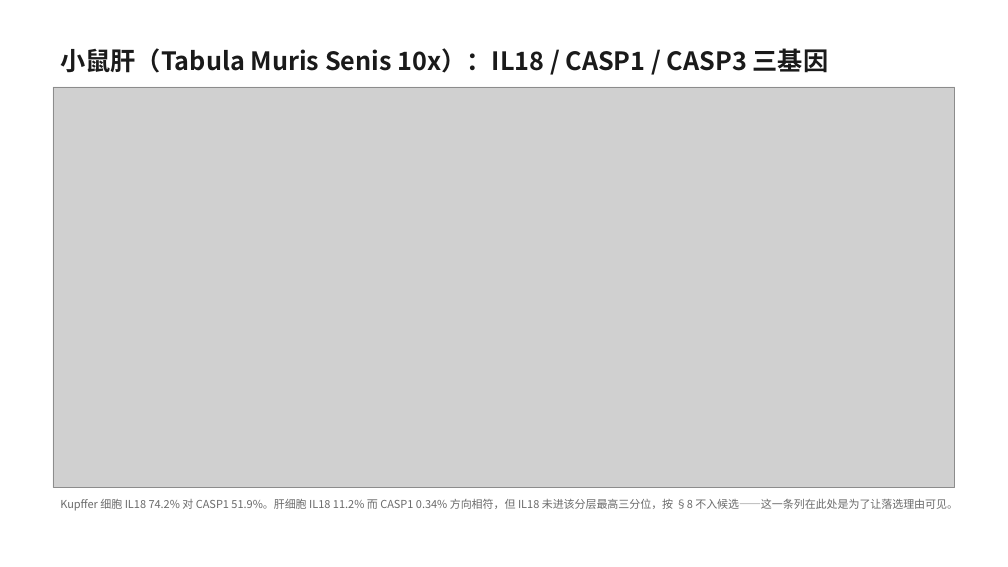
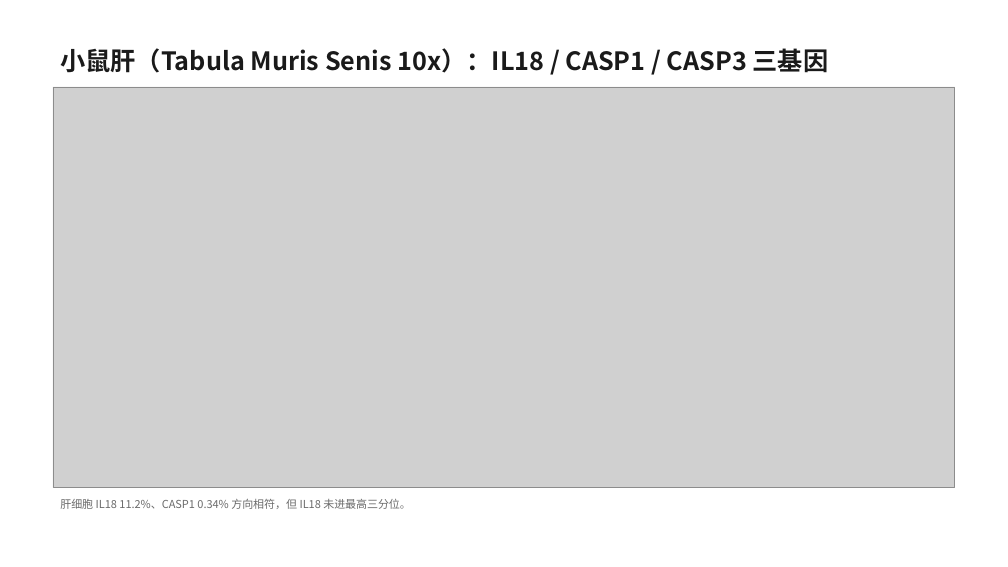
Before and after one commit to 7c96bzczcj-prog/aaa, a slide deck: slide 10 of il18_casp5organ/IL18_CASP_五器官筛选.pptx. Drawn at 1008x567 pixels with LibreOffice and Linux fonts; fonts in the diff are those of the drawing; grey boxes stand for pictures. Boxes give left, top, right and bottom in pixels: in the first picture for what was removed or moved away, otherwise in the second. Text is boxed around its words. In the diff, an @@ line names an element or a change of style, - is before the commit and + after.

```diff
--- a/il18_casp5organ/IL18_CASP_五器官筛选.pptx
+++ b/il18_casp5organ/IL18_CASP_五器官筛选.pptx
@@ text at box(60, 499, 411, 509): text changed @@
-Kupffer 细胞 IL18 74.2% 对 CASP1 51.9%。肝细胞 IL18 11.2% 而 CASP1 0.34% 方向相符，但 IL18 未进该分层最高三分位，按 §8 不入候选——这一条列在此处是为了让落选理由可见。
+肝细胞 IL18 11.2%、CASP1 0.34% 方向相符，但 IL18 未进最高三分位。
```
Also in this commit, not shown: 11 other slides changed, 1 slide added, 2 slides removed, 13 other files.
